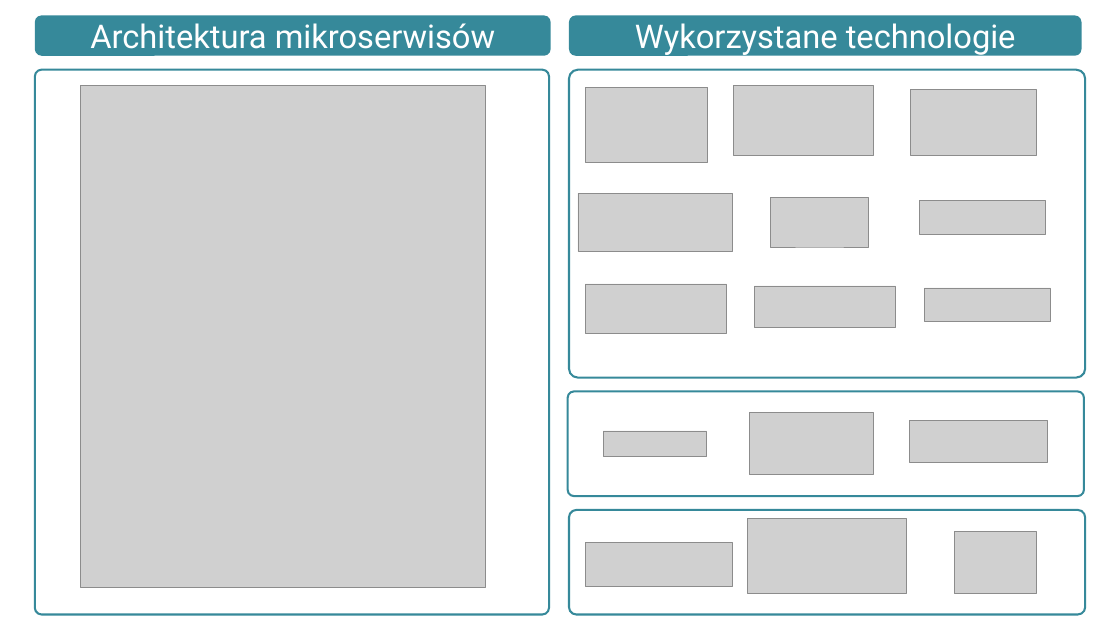
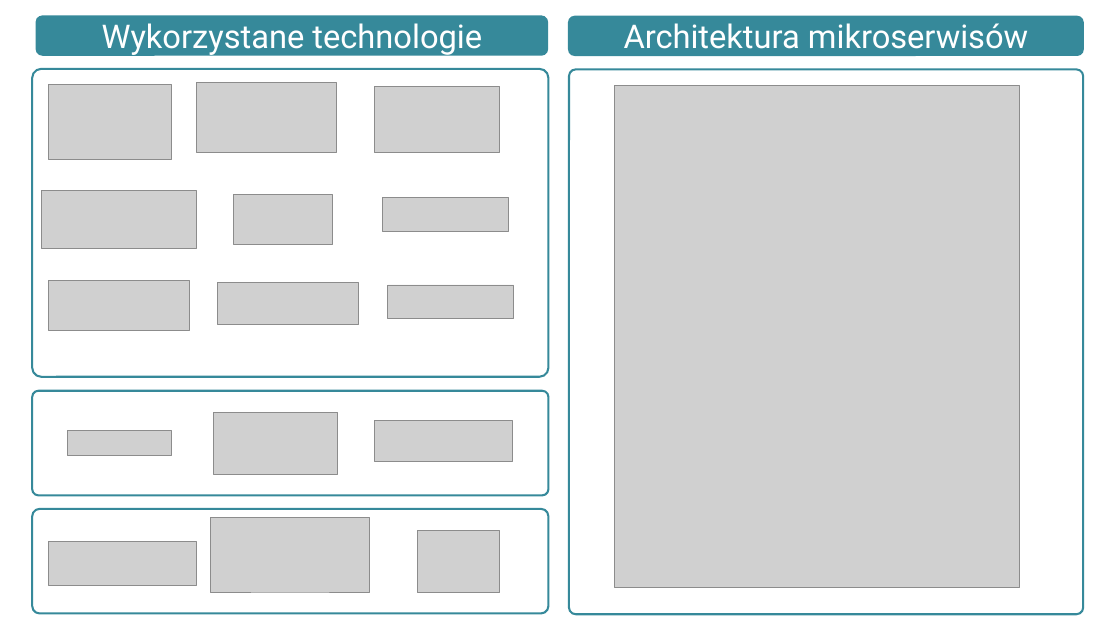
Before and after one commit to lukaszse/praca-dyplomowa, a slide deck: slide 3 of Prezentacja.pptx. Drawn at 1120x630 pixels with LibreOffice and Linux fonts; fonts in the diff are those of the drawing; grey boxes stand for pictures. Boxes give left, top, right and bottom in pixels: in the first picture for what was removed or moved away, otherwise in the second. Text is boxed around its words. In the diff, an @@ line names an element or a change of style, - is before the commit and + after.

```diff
--- a/Prezentacja.pptx
+++ b/Prezentacja.pptx
@@ 7 pictures, 4 rounded rectangles: place and size @@
-7 pictures, 4 rounded rectangles at [568, 15, 1086, 615]
+7 pictures, 4 rounded rectangles at [32, 15, 549, 614]
@@ 2 rounded rectangles, 1 picture: place and size @@
-2 rounded rectangles, 1 picture at [34, 15, 550, 615]
+2 rounded rectangles, 1 picture at [568, 16, 1084, 615]
@@ 8 pictures: place and size @@
-8 pictures at [586, 86, 1051, 334]
+8 pictures at [49, 83, 514, 330]
```
Also in this commit, not shown: 2 other slides changed, 2 slides added, 2 slides removed, 2 other files.
